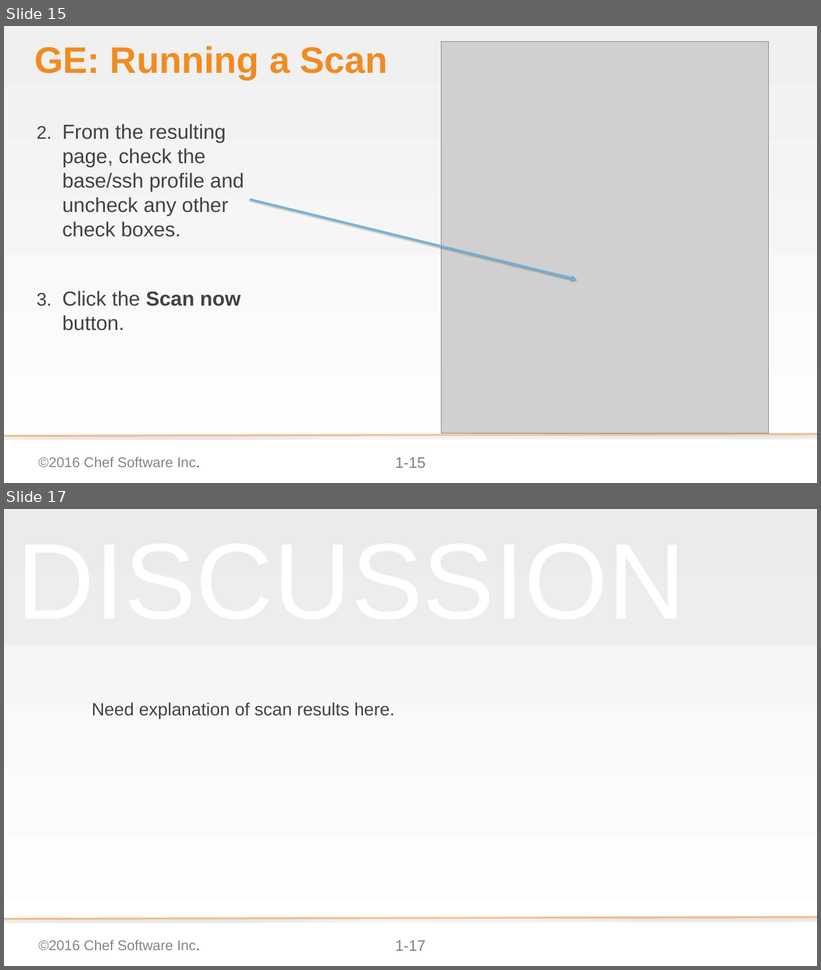
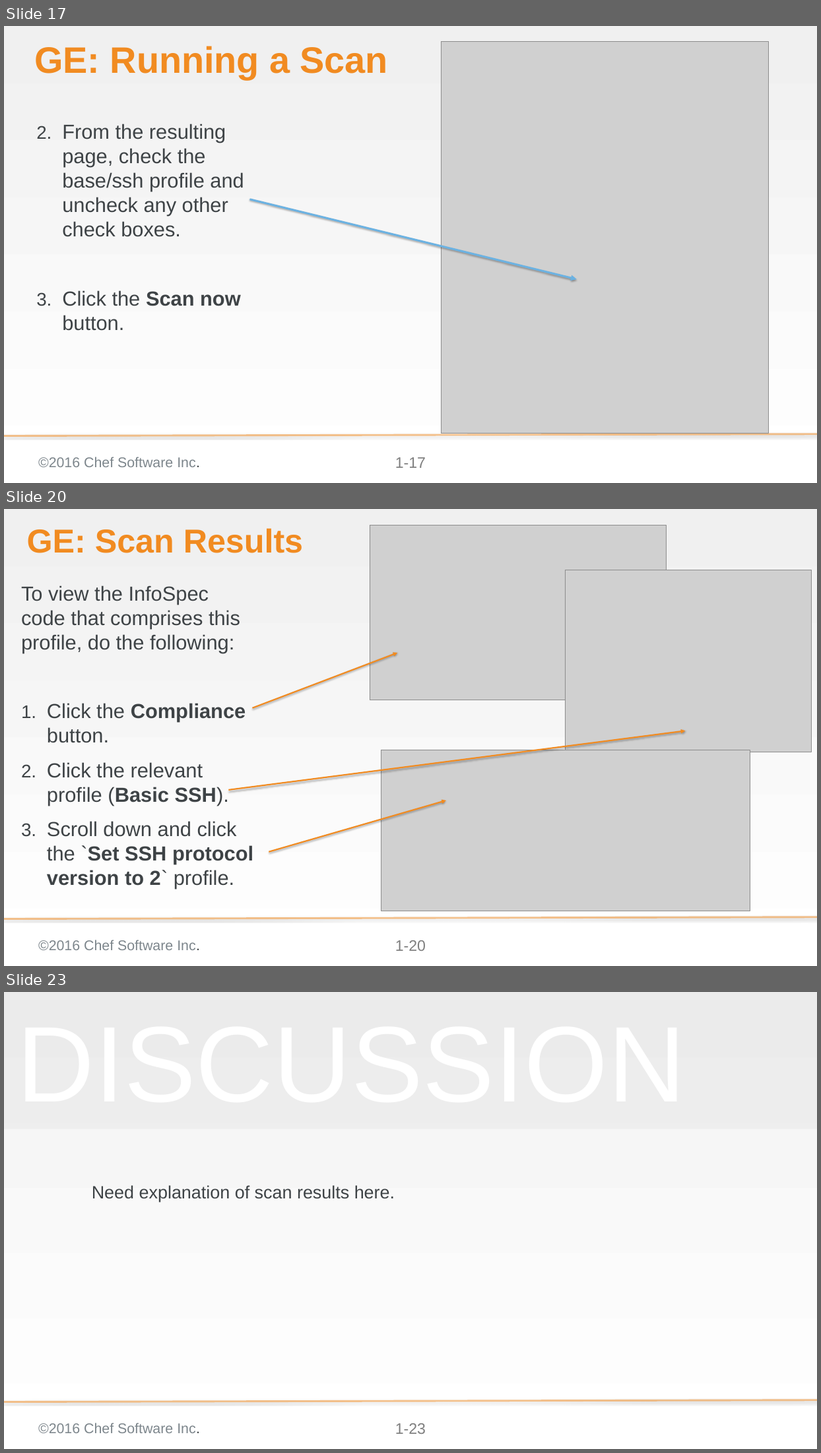
Before and after one commit to bchamby/chef-compliance-installation-configuration-operation, a slide deck: 03-initial-configuration-scans.pptx. Shown one above the other, each under a label of ours: slides 15 and 17 before the commit, slides 17, 20 and 23 after it; the slides between them are not shown. The pictures are 821x970 and 821x1453 pixels, drawn with LibreOffice and Linux fonts; fonts in the diff are those of the drawing; grey boxes stand for pictures; background and template pictures are left out. Boxes give left, top, right and bottom in pixels: in the first picture for what was removed or moved away, otherwise in the second. Text is boxed around its words. In the diff, an @@ line names an element or a change of style, - is before the commit and + after.

```diff
--- a/03-initial-configuration-scans.pptx
+++ b/03-initial-configuration-scans.pptx
@@ slide 20 added at [4,509,817,966], background gradient #F0F0F0 to #FFFFFF; not listed: 3 template elements that a slide beside it also shows @@
@@ title added at [27,528,303,553], 52.2 pt, text #F18B21, bold @@
+GE: Scan Results
@@ picture added at [370,525,666,700] @@
@@ text added at [21,586,253,889], 32 pt, text #3E4346 @@
+To view the InfoSpec code that comprises this profile, do the following:
+1. Click the Compliance button.
+2. Click the relevant profile (Basic SSH).
+3. Scroll down and click the `Set SSH protocol version to 2` profile.
@@ picture added at [566,570,812,753] @@
@@ arrow added from (252, 708) to (397, 653), #F18B21 2.25 pt @@
@@ arrow added from (228, 790) to (685, 731), #F18B21 2.25 pt @@
@@ picture added at [381,750,750,912] @@
@@ arrow added from (269, 852) to (446, 801), #F18B21 2.25 pt @@
@@ what was slide 15 is now slide 17 @@
@@ page number at [395,458,426,468]: text changed @@
-1-15
+1-17
@@ what was slide 17 is now slide 23 @@
@@ page number at [395,1424,426,1434]: text changed @@
-1-17
+1-23
```
Also in this commit, not shown: 4 slides changed, 6 other slides added, 1 slide removed.
